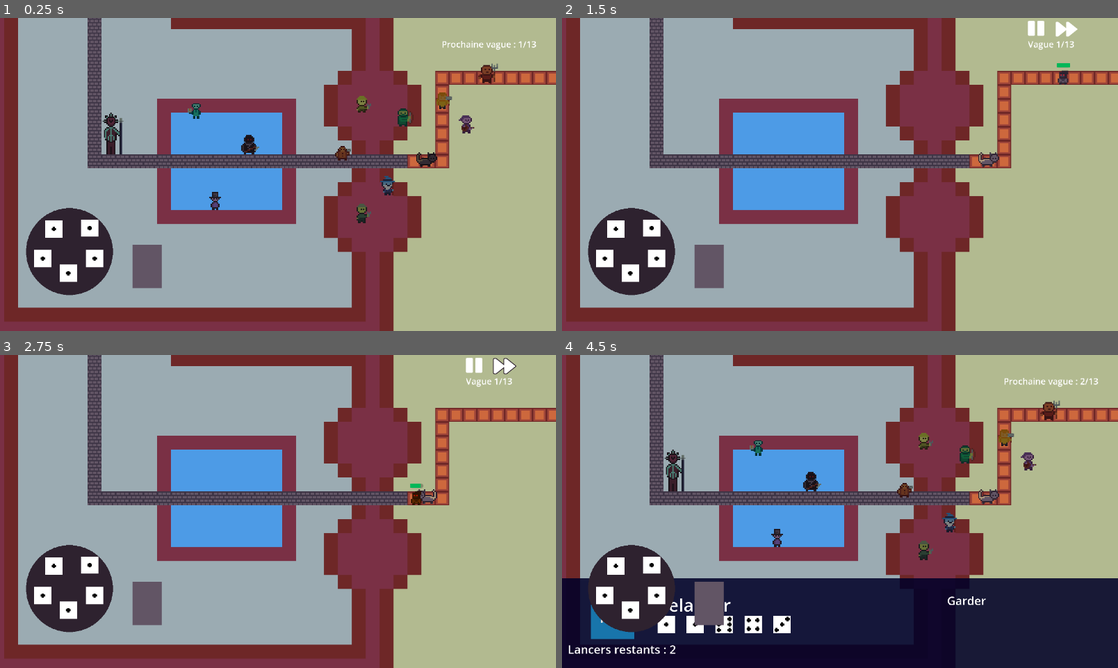
Above: before the commit, frames 1-4 (two rows, left to right).
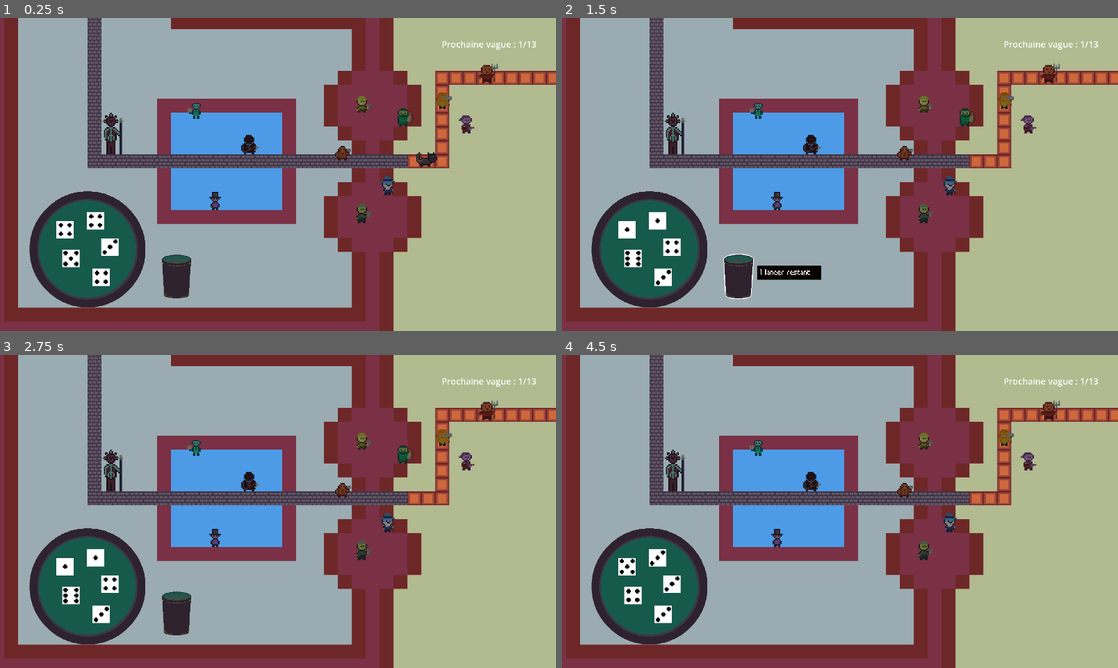
Above: after the commit, the same moments.

Repository: Gubendo/DiceyDefense
Game: Godot game, scene res://Scenes/main.tscn
The game is run twice, just before and just after one commit, with the same random seed, the same clock (stepped at 60 frames per second) and the same inputs.
Inputs (mouse positions are in pixels of both pictures, inside the frame that each line leads up to):
- Up to frame 1 (0.25 s): no input
- Up to frame 2 (1.5 s): click (990, 155) at 0.52 s; click (739, 277) at 1.27 s
- Up to frame 3 (2.75 s): click (505, 364) at 2.02 s
- Up to frame 4 (4.5 s): click (739, 614) at 2.77 s; click (967, 452) at 3.52 s; click (1067, 364) at 4.27 s

The runs differ from the first frame. In frame 1, 6.9% of the frame differs, in the area x 4-35%, y 55-93%; in frame 2, 9.5%; in frame 3, 8.9%; in frame 4, 31%, in the area x 0-100%, y 7-100%.
Error after the commit: Parse Error: Expected closing ")" after grouping expression. (res://Singletons/GameData.gd:211)

Commit message:
replace board & roll, TODO random area to roll dices

Diff:
--- a/Scenes/UI.tscn
+++ b/Scenes/UI.tscn
@@ -10,31 +10,16 @@
 [ext_resource type="PackedScene" uid="uid://bmul6nit5rrj5" path="res://Scenes/dice.tscn" id="8_72j4t"]
 [ext_resource type="Texture2D" uid="uid://bdj0okqe3e2x6" path="res://Sprites/UI/plateau.png" id="9_h45jj"]
 [ext_resource type="Texture2D" uid="uid://d02wiylsy1qku" path="res://Sprites/UI/play.png" id="9_wlrd2"]
+[ext_resource type="Texture2D" uid="uid://uwbxqkont7uu" path="res://Sprites/UI/gobelet-hover.png" id="10_6l2kn"]
 [ext_resource type="Texture2D" uid="uid://dk3jg0f0ordhe" path="res://Sprites/UI/gobelet.png" id="10_c6ft7"]
 [ext_resource type="Texture2D" uid="uid://dyswte0xgq8jp" path="res://Sprites/UI/pause.png" id="10_sc1jl"]
+[ext_resource type="Theme" uid="uid://dyx21ksbxmx85" path="res://Themes/tooltips.tres" id="11_7mjbh"]
 [ext_resource type="Texture2D" uid="uid://cp5d76wfeqgrx" path="res://Sprites/UI/speed.png" id="11_yd43j"]
 [ext_resource type="Texture2D" uid="uid://drsggjl0ha5n" path="res://Sprites/UI/speed-toggle.png" id="12_8umxh"]
 
-[sub_resource type="Texture2D" id="Texture2D_d3id7"]
+[sub_resource type="Texture2D" id="Texture2D_i8shy"]
 resource_local_to_scene = false
 resource_name = ""
-
-[sub_resource type="StyleBoxFlat" id="StyleBoxFlat_dx3p0"]
-bg_color = Color(0, 0.329412, 0.521569, 1)
-
-[sub_resource type="StyleBoxFlat" id="StyleBoxFlat_t5p6o"]
-bg_color = Color(0.0941176, 0.458824, 0.670588, 1)
-
-[sub_resource type="StyleBoxFlat" id="StyleBoxFlat_5ntte"]
-bg_color = Color(0.0352941, 0.156863, 0.478431, 1)
-
-[sub_resource type="Theme" id="Theme_lm4wp"]
-Button/colors/font_color = Color(0.87451, 0.87451, 0.87451, 1)
-Button/font_sizes/font_size = 16
-Button/styles/focus = null
-Button/styles/hover = SubResource("StyleBoxFlat_dx3p0")
-Button/styles/normal = SubResource("StyleBoxFlat_t5p6o")
-Button/styles/pressed = SubResource("StyleBoxFlat_5ntte")
 
 [node name="UI" type="Control"]
 layout_mode = 3
@@ -66,133 +51,97 @@
 theme_override_font_sizes/font_size = 30
 text = "Grille"
 
-[node name="Plateau" type="Control" parent="CanvasLayer"]
-visible = false
+[node name="Overlay" type="Control" parent="CanvasLayer"]
 layout_mode = 3
 anchors_preset = 0
 offset_right = 40.0
 offset_bottom = 40.0
 
-[node name="PlateauOverlay" type="TextureRect" parent="CanvasLayer/Plateau"]
-modulate = Color(0, 0, 0.156863, 0.866667)
+[node name="Plateau" type="TextureRect" parent="CanvasLayer/Overlay"]
 layout_mode = 0
-offset_top = 770.0
-offset_right = 1920.0
-offset_bottom = 1080.0
-texture = SubResource("Texture2D_d3id7")
+offset_left = 102.0
+offset_top = 598.0
+offset_right = 502.0
+offset_bottom = 998.0
+texture = ExtResource("9_h45jj")
 
-[node name="DiceHand" type="Control" parent="CanvasLayer/Plateau"]
+[node name="Gobelet" type="TextureButton" parent="CanvasLayer/Overlay"]
+layout_mode = 0
+offset_left = 555.0
+offset_top = 812.0
+offset_right = 665.0
+offset_bottom = 975.0
+texture_normal = ExtResource("10_c6ft7")
+texture_hover = ExtResource("10_6l2kn")
+
+[node name="Tooltip" type="Control" parent="CanvasLayer/Overlay/Gobelet"]
+visible = false
+layout_mode = 1
+anchors_preset = 0
+offset_left = 119.0
+offset_top = 42.0
+offset_right = 179.0
+offset_bottom = 92.0
+theme = ExtResource("11_7mjbh")
+
+[node name="bg" type="TextureRect" parent="CanvasLayer/Overlay/Gobelet/Tooltip"]
+modulate = Color(0.0352941, 0.0117647, 0, 1)
+layout_mode = 1
+anchors_preset = 15
+anchor_right = 1.0
+anchor_bottom = 1.0
+offset_right = 160.0
+grow_horizontal = 2
+grow_vertical = 2
+texture = SubResource("Texture2D_i8shy")
+
+[node name="nbLancers" type="Label" parent="CanvasLayer/Overlay/Gobelet/Tooltip"]
+layout_mode = 1
+offset_left = 10.0
+offset_top = -6.0
+offset_right = 220.0
+offset_bottom = 42.0
+theme_override_font_sizes/font_size = 36
+text = "3 lancers restant"
+
+[node name="DiceHand" type="Control" parent="CanvasLayer/Overlay"]
 layout_mode = 1
 anchors_preset = 0
 
-[node name="Dice1" parent="CanvasLayer/Plateau/DiceHand" instance=ExtResource("8_72j4t")]
+[node name="Dice1" parent="CanvasLayer/Overlay/DiceHand" instance=ExtResource("8_72j4t")]
 layout_mode = 0
+offset_left = 320.0
+offset_top = 864.0
+offset_right = 380.0
+offset_bottom = 924.0
 
-[node name="Dice2" parent="CanvasLayer/Plateau/DiceHand" instance=ExtResource("8_72j4t")]
+[node name="Dice2" parent="CanvasLayer/Overlay/DiceHand" instance=ExtResource("8_72j4t")]
 layout_mode = 0
+offset_left = 350.0
+offset_top = 760.0
+offset_right = 410.0
+offset_bottom = 820.0
 
-[node name="Dice3" parent="CanvasLayer/Plateau/DiceHand" instance=ExtResource("8_72j4t")]
+[node name="Dice3" parent="CanvasLayer/Overlay/DiceHand" instance=ExtResource("8_72j4t")]
 layout_mode = 0
-
-[node name="Dice4" parent="CanvasLayer/Plateau/DiceHand" instance=ExtResource("8_72j4t")]
-layout_mode = 0
-
-[node name="Dice5" parent="CanvasLayer/Plateau/DiceHand" instance=ExtResource("8_72j4t")]
-layout_mode = 0
-
-[node name="RollButton" type="Button" parent="CanvasLayer/Plateau"]
-layout_mode = 0
-offset_left = 100.0
-offset_top = 830.0
-offset_right = 250.0
-offset_bottom = 980.0
-theme = SubResource("Theme_lm4wp")
-theme_override_font_sizes/font_size = 50
-text = "Roll"
-
-[node name="Relancer" type="Label" parent="CanvasLayer/Plateau"]
-layout_mode = 0
-offset_left = 330.0
-offset_top = 820.0
-offset_right = 584.0
-offset_bottom = 906.0
-theme_override_font_sizes/font_size = 60
-text = "Relancer"
-
-[node name="Garder" type="Label" parent="CanvasLayer/Plateau"]
-layout_mode = 0
-offset_left = 1330.0
-offset_top = 820.0
-offset_right = 1481.0
-offset_bottom = 880.0
-theme_override_font_sizes/font_size = 40
-text = "Garder"
-
-[node name="nbLancer" type="Label" parent="CanvasLayer/Plateau"]
-layout_mode = 0
-offset_left = 20.0
-offset_top = 988.0
-offset_right = 358.0
-offset_bottom = 1048.0
-theme_override_font_sizes/font_size = 40
-text = "Lancers restants :"
-
-[node name="Plateau2" type="Control" parent="CanvasLayer"]
-layout_mode = 3
-anchors_preset = 0
-offset_right = 40.0
-offset_bottom = 40.0
-
-[node name="TextureRect" type="TextureRect" parent="CanvasLayer/Plateau2"]
-layout_mode = 0
-offset_left = 90.0
-offset_top = 656.0
-offset_right = 390.0
-offset_bottom = 956.0
-texture = ExtResource("9_h45jj")
-
-[node name="TextureRect2" type="TextureRect" parent="CanvasLayer/Plateau2"]
-layout_mode = 0
-offset_left = 458.0
-offset_top = 782.0
-offset_right = 558.0
-offset_bottom = 932.0
-texture = ExtResource("10_c6ft7")
-
-[node name="Dice1" parent="CanvasLayer/Plateau2" instance=ExtResource("8_72j4t")]
-layout_mode = 1
-offset_left = 156.0
-offset_top = 698.0
-offset_right = 216.0
-offset_bottom = 758.0
-
-[node name="Dice2" parent="CanvasLayer/Plateau2" instance=ExtResource("8_72j4t")]
-layout_mode = 1
-offset_left = 280.0
-offset_top = 695.0
-offset_right = 340.0
-offset_bottom = 755.0
-
-[node name="Dice3" parent="CanvasLayer/Plateau2" instance=ExtResource("8_72j4t")]
-layout_mode = 1
-offset_left = 118.0
+offset_left = 215.0
 offset_top = 800.0
-offset_right = 178.0
+offset_right = 275.0
 offset_bottom = 860.0
 
-[node name="Dice4" parent="CanvasLayer/Plateau2" instance=ExtResource("8_72j4t")]
-layout_mode = 1
-offset_left = 297.0
-offset_top = 800.0
-offset_right = 357.0
-offset_bottom = 860.0
+[node name="Dice4" parent="CanvasLayer/Overlay/DiceHand" instance=ExtResource("8_72j4t")]
+layout_mode = 0
+offset_left = 300.0
+offset_top = 670.0
+offset_right = 360.0
+offset_bottom = 730.0
 
-[node name="Dice5" parent="CanvasLayer/Plateau2" instance=ExtResource("8_72j4t")]
-layout_mode = 1
-offset_left = 206.0
-offset_top = 851.0
-offset_right = 266.0
-offset_bottom = 911.0
+[node name="Dice5" parent="CanvasLayer/Overlay/DiceHand" instance=ExtResource("8_72j4t")]
+layout_mode = 0
+offset_left = 195.0
+offset_top = 700.0
+offset_right = 255.0
+offset_bottom = 760.0
 
 [node name="Vague" type="Control" parent="CanvasLayer"]
 layout_mode = 3
@@ -245,7 +194,3 @@
 texture_pressed = ExtResource("12_8umxh")
 ignore_texture_size = true
 stretch_mode = 0
-
-[connection signal="pressed" from="CanvasLayer/Plateau/RollButton" to="." method="_on_roll_pressed"]
-[connection signal="pressed" from="CanvasLayer/Vague/Controls/PausePlay" to="." method="on_PausePlay_pressed"]
-[connection signal="pressed" from="CanvasLayer/Vague/Controls/SpeedUp" to="." method="on_SpeedUp_pressed"]
--- a/Scripts/UI.gd
+++ b/Scripts/UI.gd
@@ -2,10 +2,18 @@
 
 signal roll(unfrozenDices)
 signal choix(coup)
-var diceHand: String = "CanvasLayer/Plateau/DiceHand/"
+var diceHand: String = "CanvasLayer/Overlay/DiceHand/"
 @onready var dicesList: Array = [get_node(diceHand + "Dice1"), get_node(diceHand + "Dice2"), get_node(diceHand + "Dice3"), get_node(diceHand + "Dice4"), get_node(diceHand + "Dice5")]
+@onready var gobelet: TextureButton = get_node("CanvasLayer/Overlay/Gobelet")
+@onready var pausePlay: TextureButton = get_node("CanvasLayer/Vague/Controls/PausePlay")
+@onready var speedUp: TextureButton = get_node("CanvasLayer/Vague/Controls/SpeedUp")
+
 var unfrozenDices: Array = []
 var frozenDices: Array = []
+var unfrozen_dice_pos: Dictionary = {0: Vector2(195, 700), 1: Vector2(300, 670), \
+2: Vector2(215, 800), 3: Vector2(350, 760), 4: Vector2(320, 865)}
+var frozen_dice_pos: Dictionary = {0: Vector2(1100, 100), 1: Vector2(1200, 200), \
+2: Vector2(1300, 300), 3: Vector2(1400, 400), 4: Vector2(1500, 500)}
 
 @export var dicesSprites: Array[Texture2D]
 @export var nbRolls: int = 2
@@ -16,9 +24,17 @@
 	coupsRestant = nbRolls + 1
 	for dice in dicesList:
 		unfrozenDices.append(dice)
+	connect_signals()
 	update_dice_pos()
 	nouveau_coup()
 
+
+func connect_signals() -> void:
+	gobelet.mouse_entered.connect(enable_tooltip_gobelet)
+	gobelet.mouse_exited.connect(disable_tooltip_gobelet)
+	gobelet.pressed.connect(press_roll)
+	pausePlay.pressed.connect(on_PausePlay_pressed)
+	speedUp.pressed.connect(on_SpeedUp_pressed)
 
 # Called every frame. 'delta' is the elapsed time since the previous frame.
 func _process(delta: float) -> void:
@@ -39,16 +55,13 @@
 
 
 func update_dice_pos() -> void:
-	var unfrozen_id: int = 0
 	var frozen_id: int = 0
 	for node in frozenDices:
-		node.position.x = 1330 + 100*frozen_id
-		node.position.y = 900
+		node.position = frozen_dice_pos[frozen_id]
 		frozen_id += 1
 	for node in unfrozenDices:
-		node.position.x = 330 + 100*unfrozen_id
-		node.position.y = 900
-		unfrozen_id += 1
+		var unfrozen_id: int = str(node.name).right(1).to_int() - 1
+		node.position = unfrozen_dice_pos[unfrozen_id]
 
 func nouveau_coup() -> void:
 	coupsRestant = nbRolls + 1
@@ -59,7 +72,8 @@
 	update_dice_pos()
 	emit_signal("roll", unfrozenDices)
 
-func _on_roll_pressed() -> void:
+func press_roll() -> void:
+	print(len(unfrozenDices))
 	emit_signal("roll", unfrozenDices)
 
 
@@ -69,18 +83,16 @@
 	get_node("CanvasLayer/ValeurMain").text = "Main réelle : " + str(hand)
 	coupsRestant -= 1
 	if coupsRestant == 0:
-		get_node("CanvasLayer/Plateau/nbLancer").visible = false
-		get_node("CanvasLayer/Plateau/RollButton").visible = false
+		gobelet.visible = false
+	elif coupsRestant == 1:
+		gobelet.get_node("Tooltip/nbLancers").text = str(coupsRestant) + " lancer restant"
 	else:
-		get_node("CanvasLayer/Plateau/nbLancer").text = "Lancers restants : " + str(coupsRestant)
+		gobelet.get_node("Tooltip/nbLancers").text = str(coupsRestant) + " lancers restant"
 
 func update_phase(waveStarted: bool, currentWave: int) -> void:
-	get_node("CanvasLayer/Plateau").visible = !waveStarted
-	#get_node("CanvasLayer/Plateau/DiceHand").visible = !waveStarted
-	get_node("CanvasLayer/Plateau/RollButton").visible = !waveStarted
-	#get_node("CanvasLayer/Plateau/nbLancer").visible = !waveStarted
-	#get_node("CanvasLayer/Plateau/Relancer").visible = !waveStarted
-	#get_node("CanvasLayer/Plateau/Garder").visible = !waveStarted
+	get_node("CanvasLayer/Overlay").visible = !waveStarted
+	gobelet.visible = !waveStarted
+	gobelet.get_node("Tooltip").visible = false
 	get_node("CanvasLayer/Vague/Controls").visible = waveStarted
 
 	if !waveStarted: nouveau_coup()
@@ -110,3 +122,9 @@
 		Engine.set_time_scale(1.0)
 	else:
 		Engine.set_time_scale(2.0)
+
+func enable_tooltip_gobelet() -> void:
+	gobelet.get_node("Tooltip").visible = true
+
+func disable_tooltip_gobelet() -> void:
+	gobelet.get_node("Tooltip").visible = false
--- a/Singletons/GameData.gd
+++ b/Singletons/GameData.gd
@@ -207,7 +207,13 @@
 
 }
 
-
+var dice_data: Dictionary = {
+	1: [(Vector2(100, 100), Vector2(200, 200))],
+	2: [],
+	3: [],
+	4: [],
+	5: []
+}
 var wave_data: Dictionary = {
 	0: [["Gobelin", 1.5]],
 	1: [["Bobelin", 0.2], ["Bobelin", 0.2], ["Bobelin", 0.2], ["Bobelin", 0.2]],
Not shown: 1 places in Scenes/UI.tscn that only renumber resources
Binary file added: Sprites/UI/gobelet-hover.png
Not shown, added: Sprites/UI/gobelet-hover.png.import
Binary file changed: Sprites/UI/gobelet.png
Binary file changed: Sprites/UI/plateau.png
